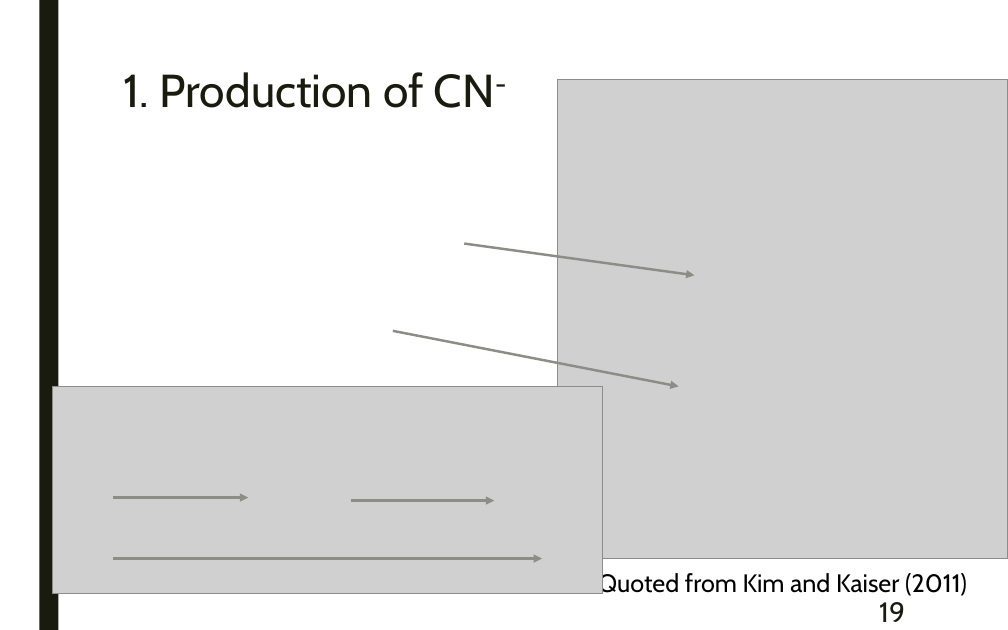
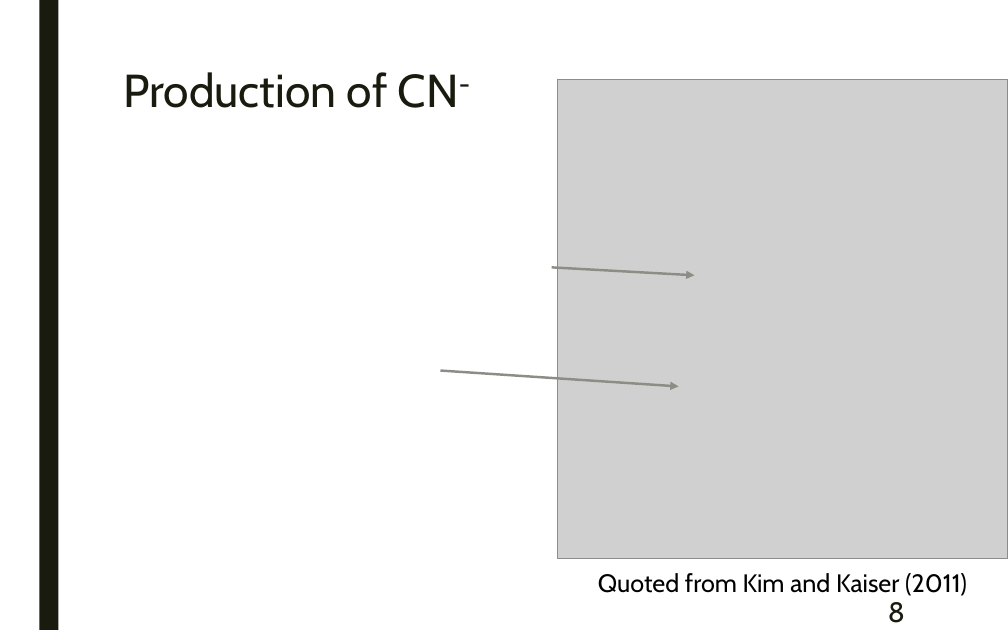
Before and after one commit to samuello1228/lily, a slide deck: slide 8 of doc/VUV and EUV irradiation of CH4 + NH3.pptx (slide 19 before the commit). Drawn at 1008x630 pixels with LibreOffice and Linux fonts; fonts in the diff are those of the drawing; grey boxes stand for pictures. Boxes give left, top, right and bottom in pixels: in the first picture for what was removed or moved away, otherwise in the second. Text is boxed around its words. In the diff, an @@ line names an element or a change of style, - is before the commit and + after.

```diff
--- a/doc/VUV and EUV irradiation of CH4 + NH3.pptx
+++ b/doc/VUV and EUV irradiation of CH4 + NH3.pptx
@@ title at [123,72,459,108]: text changed @@
-1. Production of CN-
+Production of CN-
@@ arrow moved from (465, 244) - (695, 275) to (551, 267) - (695, 275) @@
@@ picture removed at [52,386,603,594] @@
@@ arrow moved from (393, 331) - (678, 386) to (440, 371) - (678, 386) @@
@@ arrow removed from (113, 498) to (248, 498) @@
@@ arrow removed from (352, 501) to (494, 501) @@
@@ arrow removed from (113, 558) to (542, 558) @@
@@ page number at [888,602,905,623]: text changed @@
-19
+8
```
Also in this commit, not shown: 23 other slides changed, 1 slide added, 5 slides removed, 1 other file.
